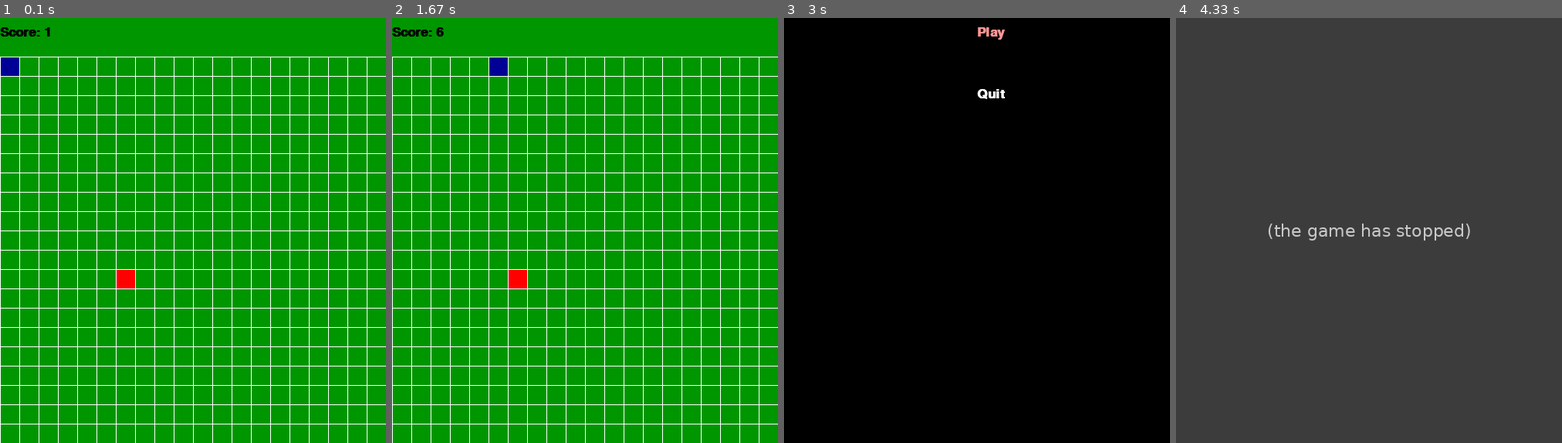
Above: before the commit, frames 1-4 (left to right).
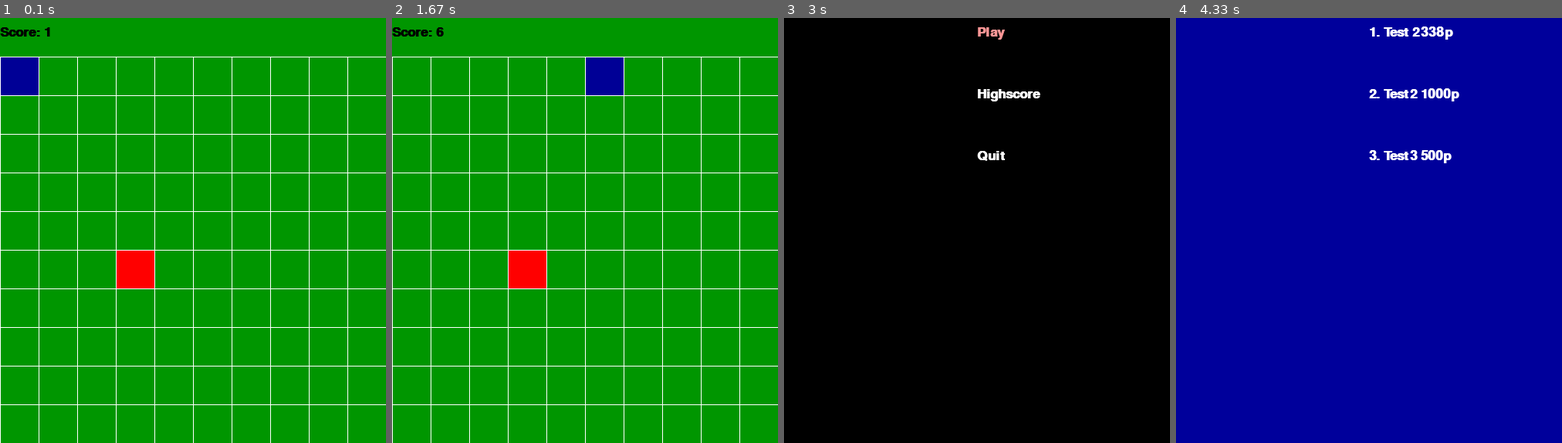
Above: after the commit, the same moments.

Repository: Leonard-Lang/Pygame-Snake
Game: pygame game, started from src/main.py
Two runs of this game, one before a commit and one after it. Both use one fixed random seed, a clock stepped at 60 frames per second and the inputs below.
Inputs:
- Up to frame 1 (0.1 s): no input
- Up to frame 2 (1.67 s): no input
- Up to frame 3 (3 s): tap Esc at 2.02 s
- Up to frame 4 (4.33 s): hold Space 3.42-3.88 s; hold Down 3.42-3.88 s

The runs differ from the first frame. In frame 1, 4.8% of the frame differs, in the area x 0-100%, y 9-100%; in frame 2, 5.2%; in frame 3, 0.4%; in frame 4, 100%, in the area x 0-100%, y 0-100%.
Before the commit the program exited at 3.72 s; later frames show no game.

Commit message:
Add highscoreboard

Diff:
--- /dev/null
+++ b/src/highscores.txt
@@ -0,0 +1,3 @@
+Test#2338
+Test2#1000
+Test3#500
--- a/src/main.py
+++ b/src/main.py
@@ -7,12 +7,12 @@
 
 pygame.display.set_caption("Pygame Snake")
 
-numberOfRows = 20
-numberOfColumns = 20
+numberOfRows = 10
+numberOfColumns = 10
 numberOfTiles = numberOfRows * numberOfColumns
 
-boxWidth = 25
-boxHeight = 25
+boxWidth = 50
+boxHeight = 50
 
 windowSizeX = numberOfColumns * boxWidth
 windowSizeY = numberOfRows * boxHeight
@@ -137,28 +137,49 @@
     selectedOption = "Play"
     selectionColor = (255, 150, 150)
     playText = font.render('Play', 1, selectionColor)
+    highscoreText = font.render('Highscore', 1, (255, 255, 255))
     quitText = font.render('Quit', 1, (255, 255, 255))
     while run:
 
         keys = pygame.key.get_pressed()
 
         if keys[pygame.K_UP]:
-            selectedOption = "Play"
-            playText = font.render('Play', 1, selectionColor)
-            quitText = font.render('Quit', 1, (255, 255, 255))
+            if selectedOption == "Quit":
+                selectedOption = "Highscore"
+                playText = font.render('Play', 1, (255, 255, 255))
+                highscoreText = font.render('Highscore', 1, selectionColor)
+                quitText = font.render('Quit', 1, (255, 255, 255))
+            elif selectedOption == "Highscore":
+                selectedOption = "Play"
+                playText = font.render('Play', 1, selectionColor)
+                highscoreText = font.render('Highscore', 1, (255, 255, 255))
+                quitText = font.render('Quit', 1, (255, 255, 255))
         if keys[pygame.K_DOWN]:
-            selectedOption = "Quit"
-            quitText = font.render('Quit', 1, selectionColor)
-            playText = font.render('Play', 1, (255, 255, 255))
+            if selectedOption == "Highscore":
+                selectedOption = "Quit"
+                quitText = font.render('Quit', 1, selectionColor)
+                highscoreText = font.render('Highscore', 1, (255, 255, 255))
+                playText = font.render('Play', 1, (255, 255, 255))
+            if selectedOption == "Play":
+                selectedOption = "Highscore"
+                quitText = font.render('Quit', 1, (255, 255, 255))
+                highscoreText = font.render('Highscore', 1, selectionColor)
+                playText = font.render('Play', 1, (255, 255, 255))
+
+        pygame.time.delay(100)
+
         if keys[pygame.K_SPACE]:
             if selectedOption == "Quit":
                 return False
+            elif selectedOption == "Play":
+                return True
             else:
-                return True
+                showHighscoreList()
 
         win.fill((0, 0, 0))
         win.blit(playText, (round(windowSizeX / 2), 10))
-        win.blit(quitText, (round(windowSizeX / 2), 90))
+        win.blit(highscoreText, (round(windowSizeX / 2), 90))
+        win.blit(quitText, (round(windowSizeX / 2), 170))
         pygame.display.update()
 
         for event in pygame.event.get():
@@ -166,11 +187,81 @@
                 run = False
 
 
+def showHighscoreList():
+
+    run = True
+
+    file1 = open('highscores.txt', 'r')
+    lines = file1.readlines()
+
+    firstRecord = lines[0].split('#')
+    secondRecord = lines[1].split('#')
+    thirdRecord = lines[2].split('#')
+
+    file1.close()
+
+    file1 = open('highscores.txt', 'r')
+    lines2 = file1.readlines()
+    file1.close()
+
+    print(lines2)
+
+    win.fill((0, 0, 155))
+
+    firstPlaceText = font.render("1. " + firstRecord[0] + " " + firstRecord[1][:-1] + "p", 1, (255, 255, 255))
+    secondPlaceText = font.render("2. " + secondRecord[0] + " " + secondRecord[1][:-1] + "p", 1, (255, 255, 255))
+    thirdPlaceText = font.render("3. " + thirdRecord[0] + " " + thirdRecord[1] + "p", 1, (255, 255, 255))
+
+    win.blit(firstPlaceText, (round(windowSizeX / 2), 10))
+    win.blit(secondPlaceText, (round(windowSizeX / 2), 90))
+    win.blit(thirdPlaceText, (round(windowSizeX / 2), 170))
+
+    pygame.display.update()
+
+    while run:
+        for event in pygame.event.get():
+            if event.type == pygame.QUIT:
+                run = False
+
+
+def updateHighscoreList(name, score):
+    file1 = open('highscores.txt', 'r')
+    lines = file1.readlines()
+    file1.close()
+
+    firstRecord = lines[0].split('#')
+    secondRecord = lines[1].split('#')
+    thirdRecord = lines[2].split('#')
+    fourthRecord = [name, score]
+
+    file1 = open('highscores.txt', 'w')
+
+    if int(fourthRecord[1]) > int(firstRecord[1]):
+        file1.write(str(fourthRecord[0]) + "#" + str(fourthRecord[1]) + "\n")
+        file1.write(str(firstRecord[0]) + "#" + str(firstRecord[1]))
+        file1.write(str(secondRecord[0]) + "#" + str(secondRecord[1]))
+    elif int(fourthRecord[1]) > int(secondRecord[1]):
+        file1.write(str(firstRecord[0]) + "#" + str(firstRecord[1]))
+        file1.write(str(fourthRecord[0]) + "#" + str(fourthRecord[1]) + "\n")
+        file1.write(str(secondRecord[0]) + "#" + str(secondRecord[1]))
+    elif int(fourthRecord[1]) > int(thirdRecord[1]):
+        file1.write(str(firstRecord[0]) + "#" + str(firstRecord[1]))
+        file1.write(str(secondRecord[0]) + "#" + str(secondRecord[1]))
+        file1.write(str(fourthRecord[0]) + "#" + str(fourthRecord[1]) + "\n")
+    else:
+        file1.write(str(firstRecord[0]) + "#" + str(firstRecord[1]))
+        file1.write(str(secondRecord[0]) + "#" + str(secondRecord[1]))
+        file1.write(str(thirdRecord[0]) + "#" + str(thirdRecord[1]) + "\n")
+
+    file1.close()
+
+
 snake = Snake(xstartPoint, ystartPoint)
 apple = Apple()
 appleExists = False
 
 run = True
+test = True
 while run:
     keys = pygame.key.get_pressed()
 
@@ -205,4 +296,6 @@
 
     pygame.time.delay(300)
 
+updateHighscoreList("Lenny", snake.score)
+
 pygame.quit()
